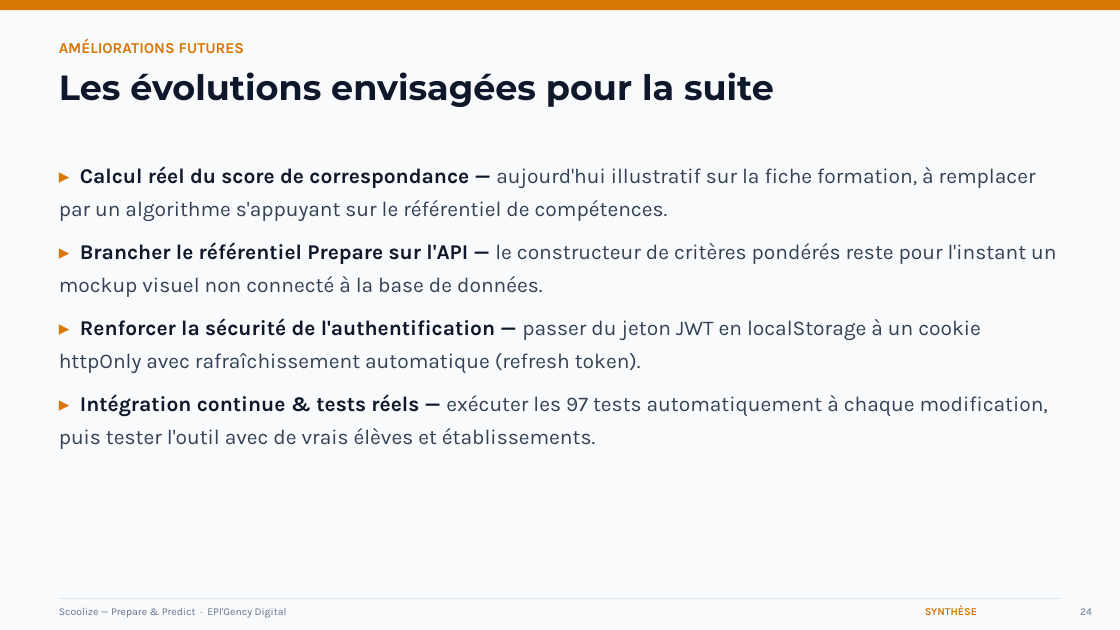
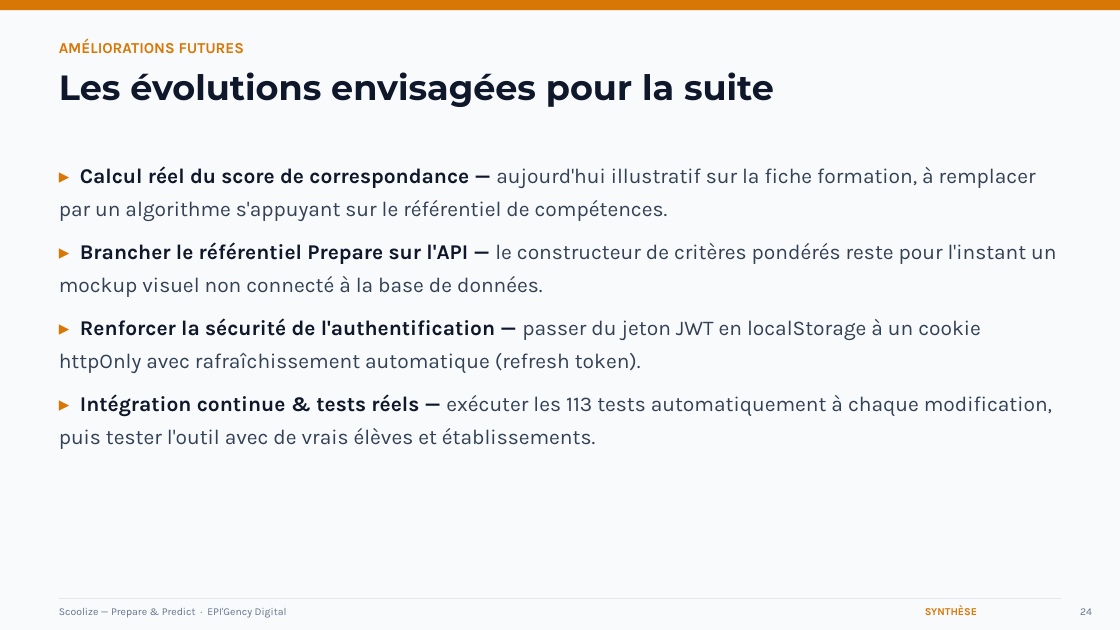
Before and after one commit to Abdallah94212/scoolise-, a slide deck: slide 24 of 08-soutenance/soutenance-scoolize-condensee.pptx. Drawn at 1120x630 pixels with LibreOffice and Linux fonts; fonts in the diff are those of the drawing. Boxes give left, top, right and bottom in pixels: in the first picture for what was removed or moved away, otherwise in the second. Text is boxed around its words. In the diff, an @@ line names an element or a change of style, - is before the commit and + after.

Commit message:
Met a jour le PPT : 113 tests (etait 97), 3 roles applicatifs (etait 2)

```diff
--- a/08-soutenance/soutenance-scoolize-condensee.pptx
+++ b/08-soutenance/soutenance-scoolize-condensee.pptx
@@ text at bbox=[59, 394, 1052, 449]: text changed @@
-▸ Intégration continue & tests réels — exécuter les 97 tests automatiquement à chaque modification, puis tester l'outil avec de vrais élèves et établissements.
+▸ Intégration continue & tests réels — exécuter les 113 tests automatiquement à chaque modification, puis tester l'outil avec de vrais élèves et établissements.
```
Also in this commit, not shown: 4 other slides changed.
